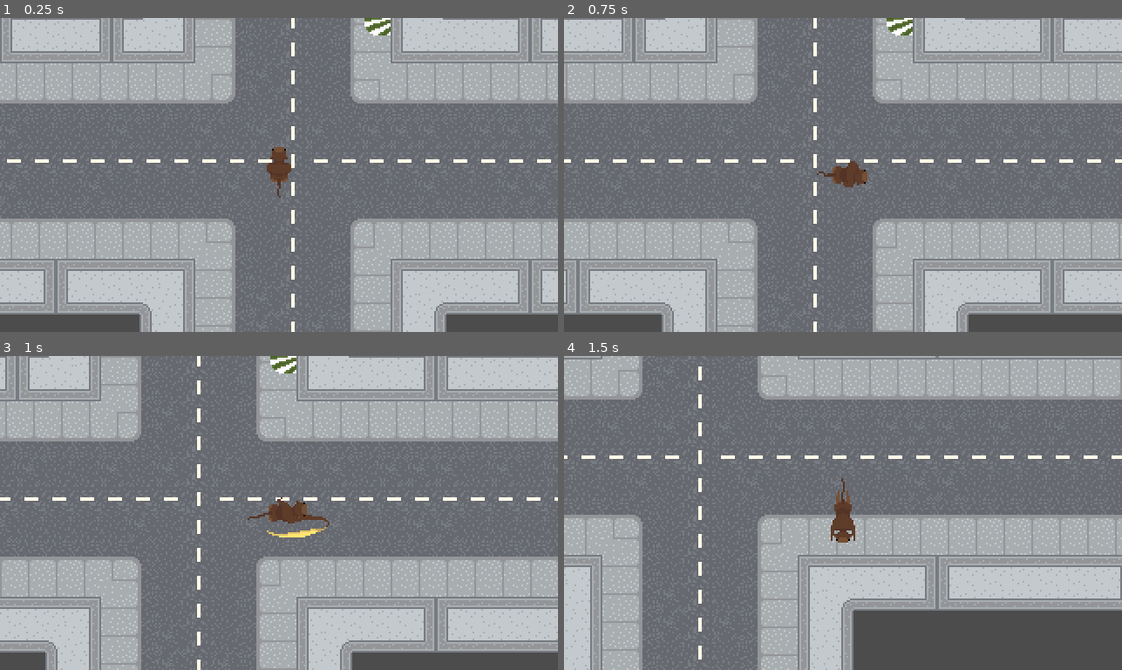
Above: before the commit, frames 1-4 (two rows, left to right).
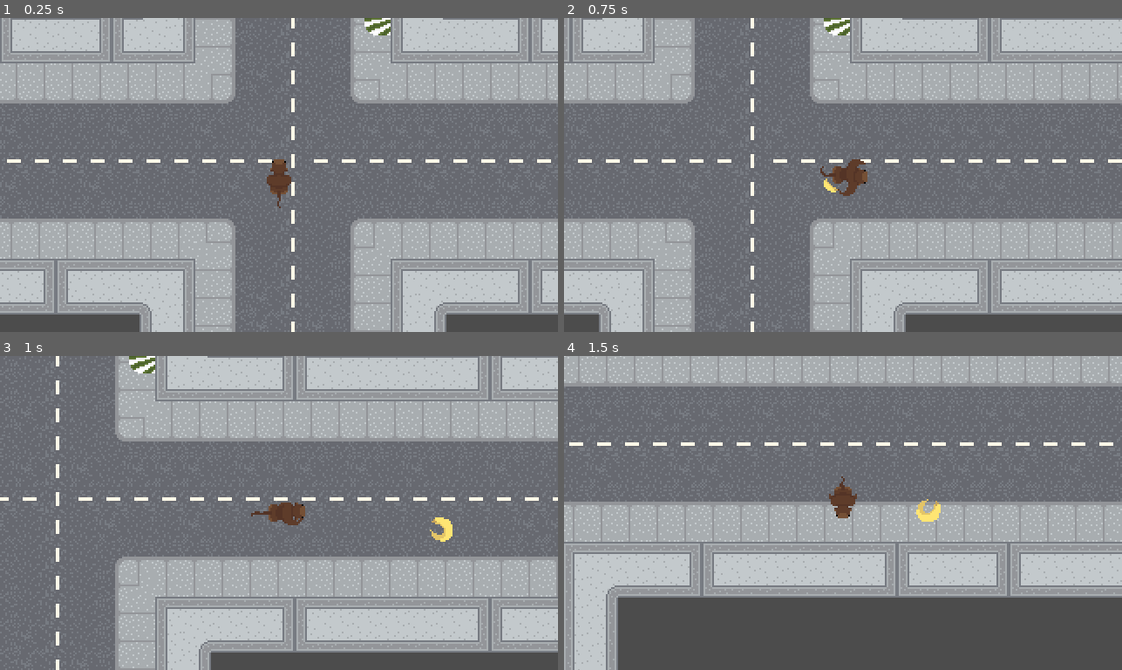
Above: after the commit, the same moments.

Repository: Spencer-Comin/OOH-Return-to-Monke
Game: Godot game, scene res://Game.tscn
Two runs of this game, one before a commit and one after it. Both use one fixed random seed, a clock stepped at 60 frames per second and the inputs below.
Inputs:
- Up to frame 1 (0.25 s): no input
- Up to frame 2 (0.75 s): tap Enter at 0.5 s; hold Right (ui_right) from 0.53 s (still down); tap Space (throw) at 0.6 s
- Up to frame 3 (1 s): keep holding Right (ui_right)
- Up to frame 4 (1.5 s): release Right (ui_right) at 1.28 s; hold Down (ui_down) from 1.28 s (still down); tap Space (throw) at 1.35 s

The runs differ from the first frame. In frame 1, 0.3% of the frame differs, in the area x 47-53%, y 41-61%; in frame 2, 28%; in frame 3, 34%; in frame 4, 40%, in the area x 0-100%, y 0-100%.

Commit message:
Visual Polish tweaks to player monke

Diff:
--- a/Player.tscn
+++ b/Player.tscn
@@ -4,14 +4,14 @@
 [ext_resource path="res://Player.gd" type="Script" id=2]
 [ext_resource path="res://Banan.tscn" type="PackedScene" id=4]
 
-[sub_resource type="CapsuleShape2D" id=8]
+[sub_resource type="CapsuleShape2D" id=1]
 radius = 6.97476
 height = 11.1417
 
-[sub_resource type="Animation" id=12]
+[sub_resource type="Animation" id=2]
 resource_name = "catch"
-length = 0.4
-step = 0.025
+length = 0.277778
+step = 0.0555556
 tracks/0/type = "value"
 tracks/0/path = NodePath(".:frame")
 tracks/0/interp = 1
@@ -19,10 +19,10 @@
 tracks/0/imported = false
 tracks/0/enabled = true
 tracks/0/keys = {
-"times": PoolRealArray( 0, 0.025, 0.05, 0.075, 0.125, 0.175, 0.225, 0.275, 0.325, 0.375 ),
-"transitions": PoolRealArray( 1, 1, 1, 1, 1, 1, 1, 1, 1, 1 ),
+"times": PoolRealArray( 0, 0.0555556, 0.111111, 0.166667, 0.222222 ),
+"transitions": PoolRealArray( 1, 1, 1, 1, 1 ),
 "update": 1,
-"values": [ 16, 15, 14, 13, 12, 11, 10, 9, 8, 7 ]
+"values": [ 15, 11, 10, 9, 8 ]
 }
 tracks/1/type = "method"
 tracks/1/path = NodePath("..")
@@ -31,7 +31,7 @@
 tracks/1/imported = false
 tracks/1/enabled = true
 tracks/1/keys = {
-"times": PoolRealArray( 0.1 ),
+"times": PoolRealArray( 0.0555556 ),
 "transitions": PoolRealArray( 1 ),
 "values": [ {
 "args": [  ],
@@ -39,9 +39,9 @@
 } ]
 }
 
-[sub_resource type="Animation" id=9]
-length = 0.4
-step = 0.0666667
+[sub_resource type="Animation" id=3]
+length = 0.388889
+step = 0.0555556
 tracks/0/type = "value"
 tracks/0/path = NodePath(".:frame")
 tracks/0/interp = 1
@@ -49,14 +49,14 @@
 tracks/0/imported = false
 tracks/0/enabled = true
 tracks/0/keys = {
-"times": PoolRealArray( 0, 0.0666667, 0.133333, 0.2, 0.266667, 0.333333 ),
-"transitions": PoolRealArray( 1, 1, 1, 1, 1, 1 ),
+"times": PoolRealArray( 0, 0.0555556, 0.111111, 0.166667, 0.222222, 0.277778, 0.333333 ),
+"transitions": PoolRealArray( 1, 1, 1, 1, 1, 1, 1 ),
 "update": 1,
-"values": [ 5, 0, 1, 2, 3, 4 ]
+"values": [ 5, 6, 0, 1, 2, 3, 4 ]
 }
 
-[sub_resource type="Animation" id=10]
-length = 0.2
+[sub_resource type="Animation" id=4]
+length = 0.1
 tracks/0/type = "value"
 tracks/0/path = NodePath(".:frame")
 tracks/0/interp = 1
@@ -70,9 +70,9 @@
 "values": [ 4 ]
 }
 
-[sub_resource type="Animation" id=11]
-length = 0.733333
-step = 0.0666667
+[sub_resource type="Animation" id=5]
+length = 0.416667
+step = 0.0416667
 tracks/0/type = "method"
 tracks/0/path = NodePath("..")
 tracks/0/interp = 1
@@ -80,7 +80,7 @@
 tracks/0/imported = false
 tracks/0/enabled = true
 tracks/0/keys = {
-"times": PoolRealArray( 0.404038 ),
+"times": PoolRealArray( 0.208333 ),
 "transitions": PoolRealArray( 1 ),
 "values": [ {
 "args": [  ],
@@ -94,13 +94,13 @@
 tracks/1/imported = false
 tracks/1/enabled = true
 tracks/1/keys = {
-"times": PoolRealArray( 0, 0.0714653, 0.133333, 0.2, 0.266667, 0.333333, 0.4, 0.466667, 0.533333, 0.6, 0.656112 ),
-"transitions": PoolRealArray( 1, 1, 1, 1, 1, 1, 1, 1, 1, 1, 1 ),
+"times": PoolRealArray( 0, 0.0416667, 0.0833333, 0.125, 0.166667, 0.208333, 0.25, 0.291667, 0.333333, 0.375 ),
+"transitions": PoolRealArray( 1, 1, 1, 1, 1, 1, 1, 1, 1, 1 ),
 "update": 1,
-"values": [ 7, 8, 9, 10, 11, 12, 13, 14, 15, 16, 7 ]
+"values": [ 8, 9, 10, 11, 12, 13, 14, 15, 16, 7 ]
 }
 
-[sub_resource type="CircleShape2D" id=13]
+[sub_resource type="CircleShape2D" id=6]
 radius = 20.5045
 
 [node name="Player" type="KinematicBody2D"]
@@ -109,6 +109,7 @@
 "_edit_group_": true
 }
 Banan = ExtResource( 4 )
+speed = 5
 
 [node name="ThrowCooldown" type="Timer" parent="."]
 wait_time = 4.0
@@ -116,32 +117,32 @@
 
 [node name="CollisionShape2D" type="CollisionShape2D" parent="."]
 position = Vector2( 0, -4 )
-shape = SubResource( 8 )
+shape = SubResource( 1 )
 
 [node name="ThrowPoint" type="Position2D" parent="."]
-position = Vector2( 0, -30 )
+position = Vector2( 7.75873, -24.6607 )
 
 [node name="Monke" type="Sprite" parent="."]
 texture = ExtResource( 1 )
+vframes = 3
 hframes = 6
-vframes = 3
-frame = 7
+frame = 8
 
 [node name="AnimationPlayer" type="AnimationPlayer" parent="Monke"]
-anims/catch = SubResource( 12 )
-anims/run = SubResource( 9 )
-anims/sit = SubResource( 10 )
-anims/throw = SubResource( 11 )
+anims/catch = SubResource( 2 )
+anims/run = SubResource( 3 )
+anims/sit = SubResource( 4 )
+anims/throw = SubResource( 5 )
 
 [node name="CatchArea" type="Area2D" parent="."]
+position = Vector2( 7.6753, 5.25591 )
 
 [node name="CollisionShape2D" type="CollisionShape2D" parent="CatchArea"]
 position = Vector2( 0, -30 )
-shape = SubResource( 13 )
+shape = SubResource( 6 )
 
 [node name="Camera2D" type="Camera2D" parent="."]
 current = true
-
 [connection signal="timeout" from="ThrowCooldown" to="." method="_on_ThrowCooldown_timeout"]
 [connection signal="animation_finished" from="Monke/AnimationPlayer" to="." method="_on_AnimationPlayer_animation_finished"]
 [connection signal="area_entered" from="CatchArea" to="." method="_on_CatchArea_area_entered"]
Binary file changed: monke_spritesheets/monke_spritesheet.png
